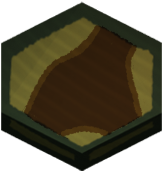
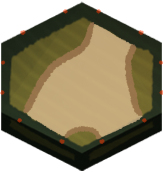
Two versions of the same layered image (163 × 172). Layer-by-layer changes:
pixels changed over [0, 9, 163, 145] (layer not identified)
